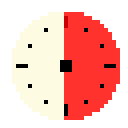
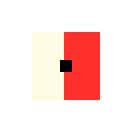
Layered file, before and after one edit (128 × 128). Changes by layer:
removed layer "Layer 2" (was 80%) over [64, 12, 120, 120]
painted on "Layer 4" over [12, 12, 120, 120]
